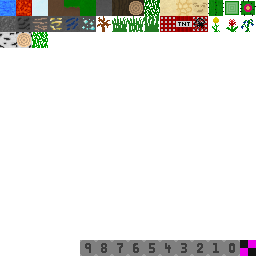
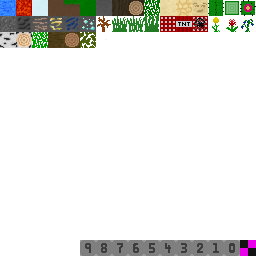
Layered file, before and after one edit (256px x 256px). Changes by layer:
painted on "Textures" over (29, 1, 107, 48)
